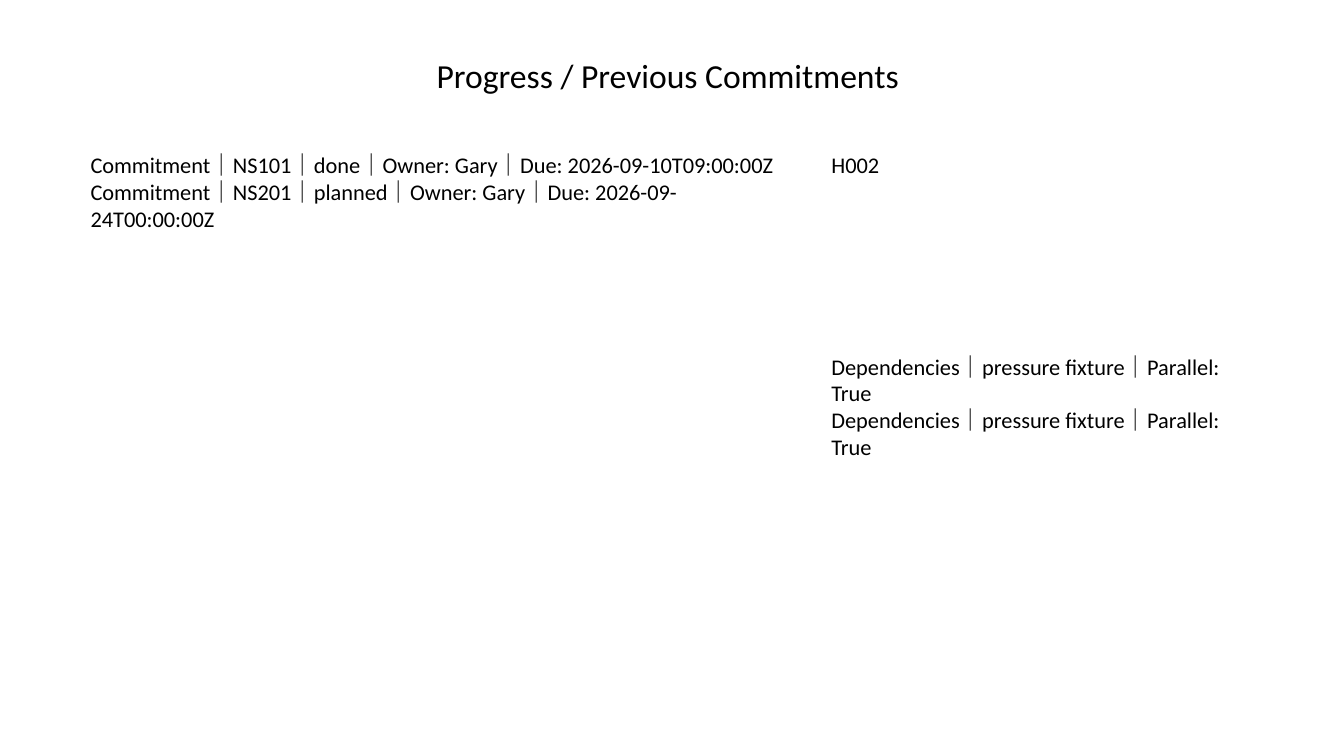
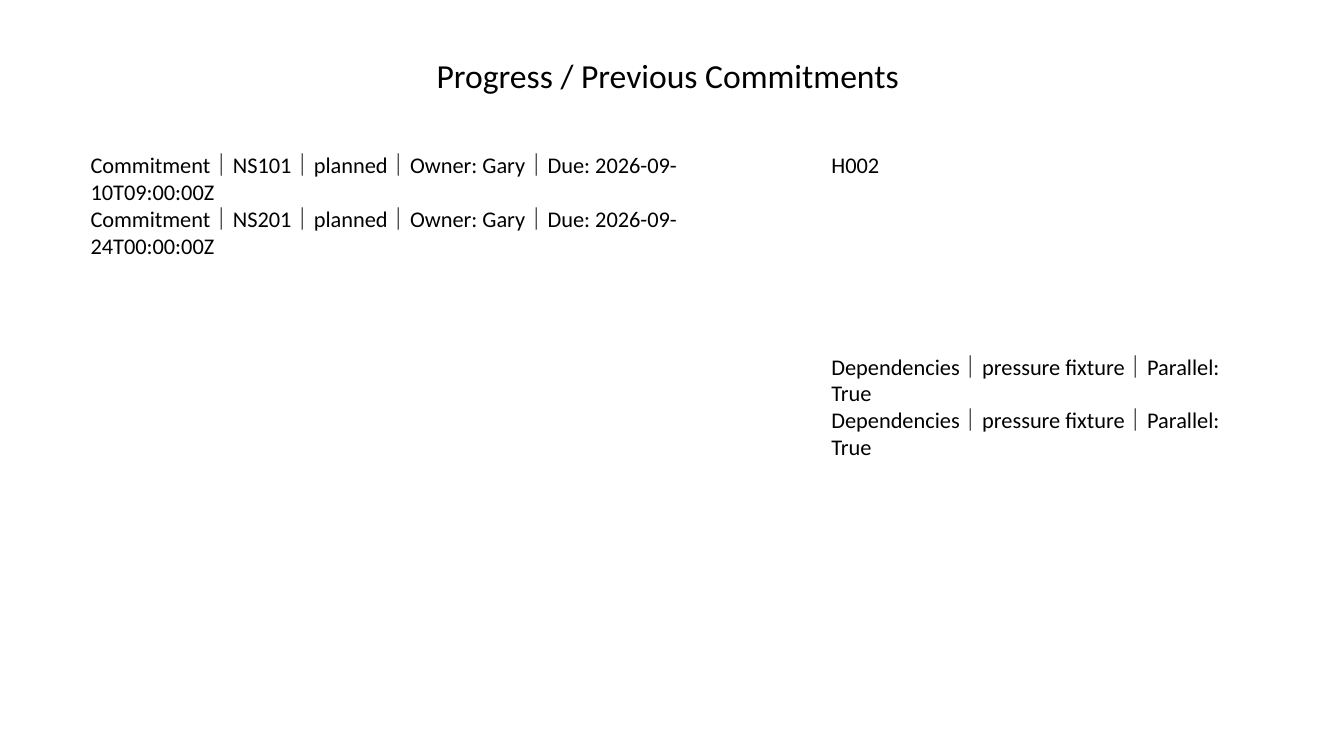
Before and after one commit to Gary0915/AI-Research-SKILLs, a slide deck: slide 3 of thesis-deck-system/artifacts/phase2/acceptance-deck-render-compat.pptx. Drawn at 1344x756 pixels with LibreOffice and Linux fonts; fonts in the diff are those of the drawing. Boxes give left, top, right and bottom in pixels: in the first picture for what was removed or moved away, otherwise in the second. Text is boxed around its words. In the diff, an @@ line names an element or a change of style, - is before the commit and + after.

```diff
--- a/thesis-deck-system/artifacts/phase2/acceptance-deck-render-compat.pptx
+++ b/thesis-deck-system/artifacts/phase2/acceptance-deck-render-compat.pptx
@@ text at (91, 154, 677, 200): text changed @@
-Commitment｜NS101｜done｜Owner: Gary｜Due: 2026-09-10T09:00:00Z
+Commitment｜NS101｜planned｜Owner: Gary｜Due: 2026-09-10T09:00:00Z
```
Also in this commit, not shown: 3 other slides changed, 2 slides added, 2 slides removed, 53 other files.
